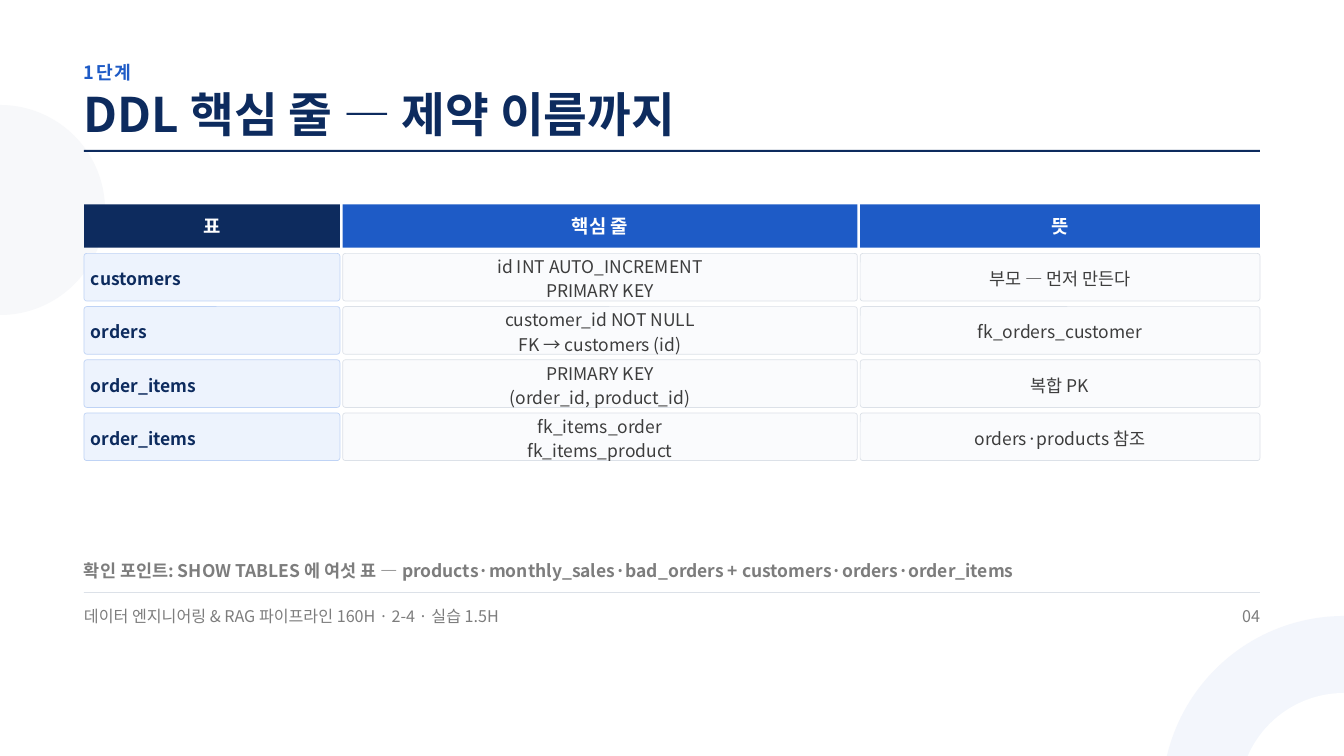
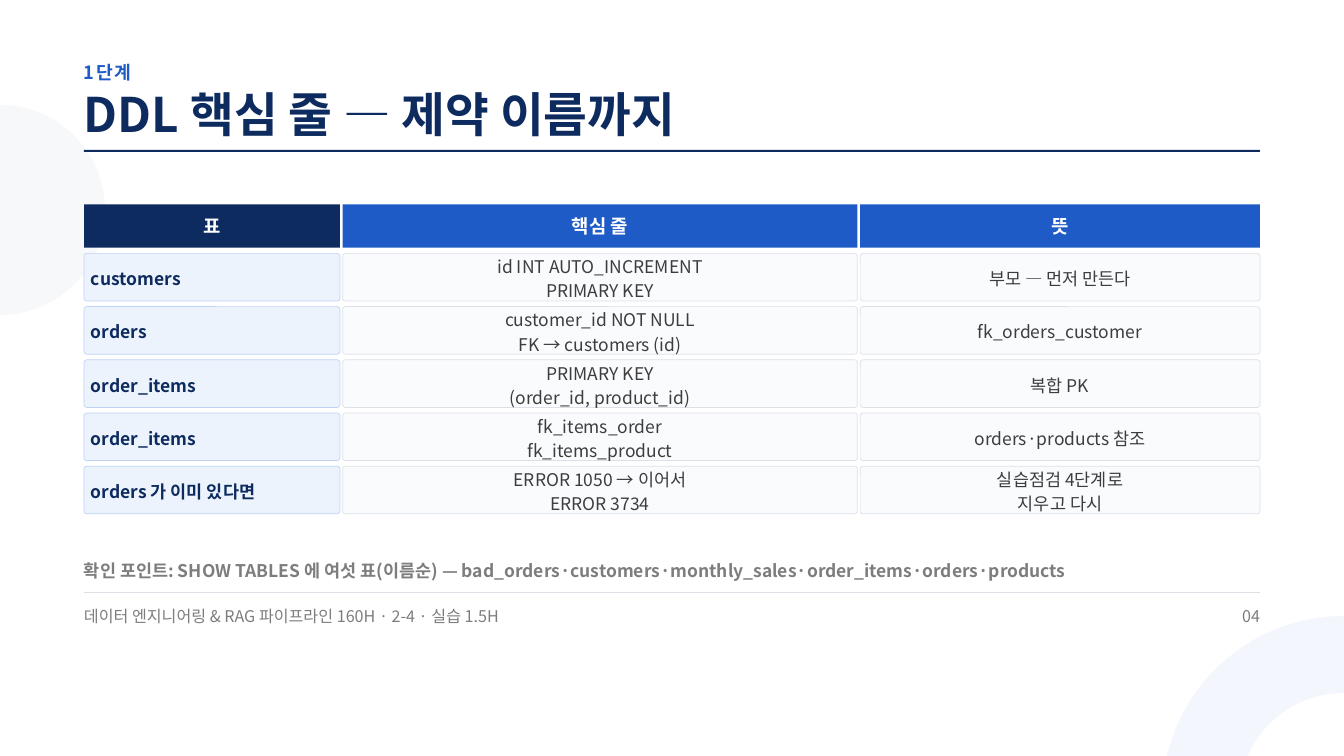
Before and after one commit to aebonlee/materials, a slide deck: slide 4 of data-eng/decks/w2d4s3.pptx. Drawn at 1344x756 pixels with LibreOffice and Linux fonts; fonts in the diff are those of the drawing. Boxes give left, top, right and bottom in pixels: in the first picture for what was removed or moved away, otherwise in the second. Text is boxed around its words. In the diff, an @@ line names an element or a change of style, - is before the commit and + after.

Commit message:
data-eng 2-4 덱 5개(실습점검 신설·재검토 반영) + 묶음 갱신

```diff
--- a/data-eng/decks/w2d4s3.pptx
+++ b/data-eng/decks/w2d4s3.pptx
@@ rounded rectangle added at <box>84,466,340,514</box>, fill #EDF3FD, outline #BFD3F5 0.75 pt @@
@@ rounded rectangle added at <box>343,466,857,514</box>, fill #FAFBFD, outline #DCE1E8 0.75 pt @@
@@ text added at <box>514,471,686,510</box>, 18.8 pt, text #3D3D3D @@
+ERROR 1050 → 이어서
+ERROR 3734
@@ rounded rectangle added at <box>860,466,1260,514</box>, fill #FAFBFD, outline #DCE1E8 0.75 pt @@
@@ text added at <box>997,471,1123,512</box>, 18.8 pt, text #3D3D3D @@
+실습점검 4단계로
+지우고 다시
@@ text added at <box>91,483,255,500</box>, 18.8 pt, text #0D2B5E, bold @@
+orders 가 이미 있다면
@@ text at <box>84,562,1066,581</box>: text changed @@
-확인 포인트: SHOW TABLES 에 여섯 표 — products·monthly_sales·bad_orders + customers·orders·order_items
+확인 포인트: SHOW TABLES 에 여섯 표(이름순) — bad_orders·customers·monthly_sales·order_items·orders·products
```
Also in this commit, not shown: 6 other slides changed, 11 other files.
